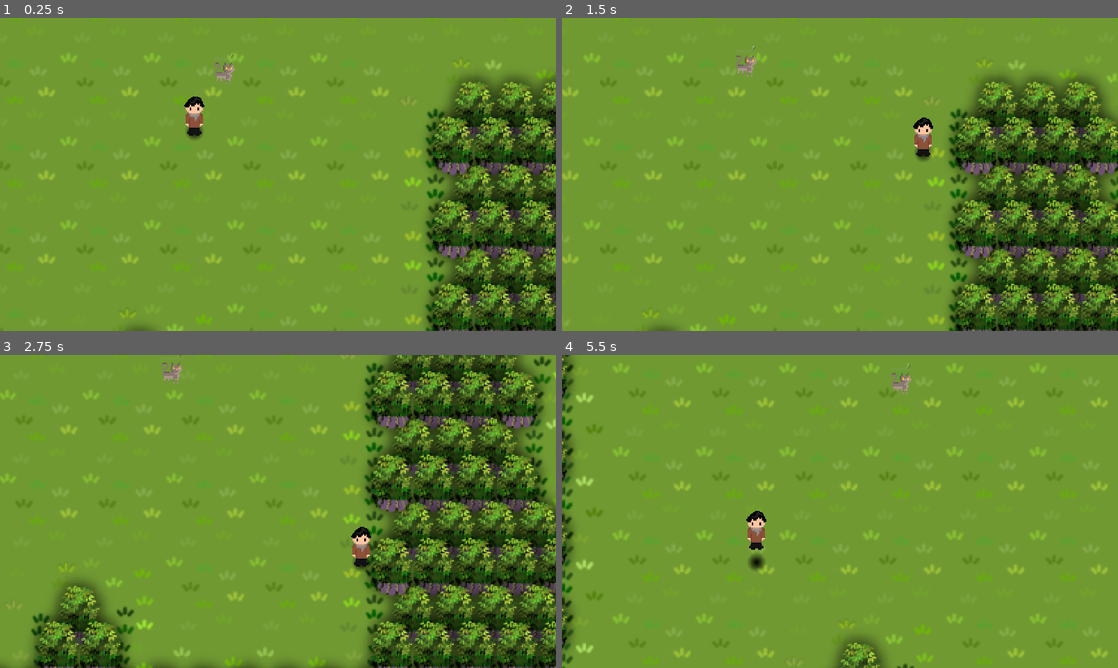
Above: before the commit, frames 1-4 (two rows, left to right).
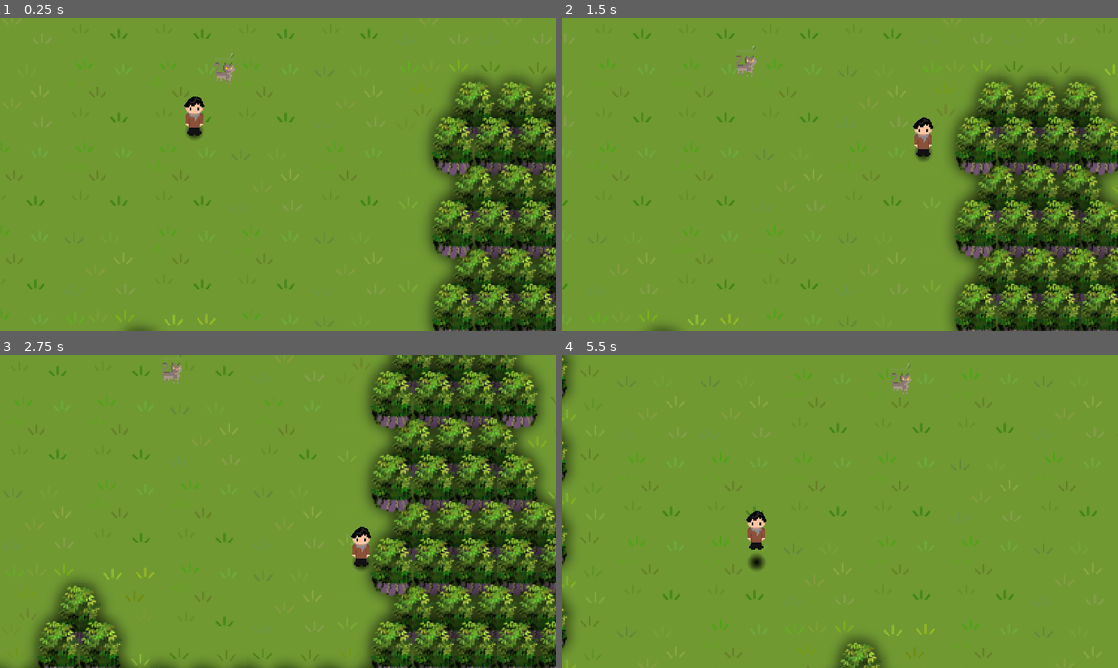
Above: after the commit, the same moments.

Repository: qfeys/ld56-tiny-creatures
Game: Godot game, scene res://main.tscn
The game is run twice, just before and just after one commit, with the same random seed, the same clock (stepped at 60 frames per second) and the same inputs.
Inputs:
- Up to frame 1 (0.25 s): no input
- Up to frame 2 (1.5 s): tap Enter at 0.5 s; hold D (action_right) 0.53-1.28 s; tap Space (action_jump) at 0.6, 0.77, 1.07 s; hold S (action_down) from 1.28 s (still down); tap Ctrl (action_crawl) at 1.35 s
- Up to frame 3 (2.75 s): tap Space (action_jump) at 1.52, 1.55, 1.82, 2.1 s; release S (action_down) at 2.03 s; hold D (action_right) from 2.03 s (still down)
- Up to frame 4 (5.5 s): release D (action_right) at 2.78 s; hold W (action_up) 2.78-3.53 s; tap Ctrl (action_crawl) at 2.85, 4.35 s; tap Space (action_jump) at 3.02, 3.05, 3.32, 3.6, 3.77, 4.07, 4.52, 4.55, 4.82, 5.1 s; hold A (action_left) 3.53-5.03 s; hold S (action_down) from 5.03 s (still down)

The runs differ from the first frame. In frame 1, 3.6% of the frame differs, in the area x 0-100%, y 0-100%; in frame 2, 3.5%; in frame 3, 4.0%; in frame 4, 4.6%, in the area x 0-99%, y 0-100%.

Commit message:
A bunch of shit

Diff:
--- /dev/null
+++ b/UI/button_style_box.tres
@@ -0,0 +1,16 @@
+[gd_resource type="StyleBoxFlat" format=3 uid="uid://6iiddklewuof"]
+
+[resource]
+bg_color = Color(0.31, 0.23188, 0.1798, 1)
+border_width_left = 5
+border_width_top = 5
+border_width_right = 5
+border_width_bottom = 5
+border_color = Color(0.43, 0.32164, 0.2494, 1)
+border_blend = true
+corner_radius_top_left = 5
+corner_radius_top_right = 5
+corner_radius_bottom_right = 5
+corner_radius_bottom_left = 5
+shadow_size = 2
+shadow_offset = Vector2(1, 1)
--- /dev/null
+++ b/UI/end_screen.gd
@@ -0,0 +1,15 @@
+extends Control
+
+@export var score_label: Label
+
+func set_score(score: int):
+    score_label.text = str(score) + " cats"
+
+func open_main_menu():
+    get_tree().change_scene_to_file("res://UI/main_menu.tscn")
+
+func restart():
+    get_tree().change_scene_to_file("res://main.tscn")
+
+func quit():
+    get_tree().quit()
--- /dev/null
+++ b/UI/end_screen.tscn
@@ -0,0 +1,107 @@
+[gd_scene load_steps=8 format=3 uid="uid://cw47pifv3hw5w"]
+
+[ext_resource type="Theme" uid="uid://bsupviace6ypy" path="res://UI/ui_theme.tres" id="1_vt47d"]
+[ext_resource type="FontFile" uid="uid://c83js3twejqpq" path="res://UI/GreatVibes-Regular.ttf" id="2_7pbp8"]
+[ext_resource type="Script" path="res://UI/end_screen.gd" id="2_m15c2"]
+[ext_resource type="LabelSettings" uid="uid://cgt270gfn05ur" path="res://UI/lable_settings.tres" id="2_xwnqy"]
+[ext_resource type="PackedScene" uid="uid://bdskqdoova2l7" path="res://world/world.tscn" id="5_62n7l"]
+
+[sub_resource type="LabelSettings" id="LabelSettings_aphf6"]
+font = ExtResource("2_7pbp8")
+font_size = 36
+font_color = Color(1, 0.966, 0.83, 1)
+shadow_color = Color(0, 0, 0, 0.623529)
+
+[sub_resource type="LabelSettings" id="LabelSettings_4s6ul"]
+font = ExtResource("2_7pbp8")
+font_size = 48
+font_color = Color(1, 0.966, 0.83, 1)
+shadow_color = Color(0, 0, 0, 0.623529)
+
+[node name="EndScreen" type="Control" node_paths=PackedStringArray("score_label")]
+layout_mode = 3
+anchors_preset = 15
+anchor_right = 1.0
+anchor_bottom = 1.0
+grow_horizontal = 2
+grow_vertical = 2
+theme = ExtResource("1_vt47d")
+script = ExtResource("2_m15c2")
+score_label = NodePath("CenterContainer/PanelContainer/VBoxContainer/Label3")
+
+[node name="CenterContainer" type="CenterContainer" parent="."]
+layout_mode = 1
+anchors_preset = 15
+anchor_right = 1.0
+anchor_bottom = 1.0
+grow_horizontal = 2
+grow_vertical = 2
+theme = ExtResource("1_vt47d")
+
+[node name="PanelContainer" type="PanelContainer" parent="CenterContainer"]
+custom_minimum_size = Vector2(600, 400)
+layout_mode = 2
+theme = ExtResource("1_vt47d")
+
+[node name="VBoxContainer" type="VBoxContainer" parent="CenterContainer/PanelContainer"]
+layout_mode = 2
+theme = ExtResource("1_vt47d")
+
+[node name="Label" type="Label" parent="CenterContainer/PanelContainer/VBoxContainer"]
+layout_mode = 2
+text = "Game over"
+label_settings = ExtResource("2_xwnqy")
+horizontal_alignment = 1
+
+[node name="HSeparator" type="HSeparator" parent="CenterContainer/PanelContainer/VBoxContainer"]
+layout_mode = 2
+theme = ExtResource("1_vt47d")
+
+[node name="Label2" type="Label" parent="CenterContainer/PanelContainer/VBoxContainer"]
+layout_mode = 2
+text = "You manage to find"
+label_settings = SubResource("LabelSettings_aphf6")
+horizontal_alignment = 1
+
+[node name="Label3" type="Label" parent="CenterContainer/PanelContainer/VBoxContainer"]
+layout_mode = 2
+text = "11 cats"
+label_settings = SubResource("LabelSettings_4s6ul")
+horizontal_alignment = 1
+
+[node name="Label4" type="Label" parent="CenterContainer/PanelContainer/VBoxContainer"]
+layout_mode = 2
+text = "and take them with you safely"
+label_settings = SubResource("LabelSettings_aphf6")
+horizontal_alignment = 1
+
+[node name="HBoxContainer" type="HBoxContainer" parent="CenterContainer/PanelContainer/VBoxContainer"]
+layout_mode = 2
+alignment = 1
+
+[node name="Button" type="Button" parent="CenterContainer/PanelContainer/VBoxContainer/HBoxContainer"]
+layout_mode = 2
+size_flags_horizontal = 2
+size_flags_vertical = 0
+focus_mode = 0
+theme = ExtResource("1_vt47d")
+text = "Main menu"
+
+[node name="Button2" type="Button" parent="CenterContainer/PanelContainer/VBoxContainer/HBoxContainer"]
+layout_mode = 2
+focus_mode = 0
+theme = ExtResource("1_vt47d")
+text = "Restart"
+
+[node name="Button3" type="Button" parent="CenterContainer/PanelContainer/VBoxContainer/HBoxContainer"]
+layout_mode = 2
+size_flags_horizontal = 10
+focus_mode = 0
+theme = ExtResource("1_vt47d")
+text = "Quit"
+
+[node name="world" parent="." instance=ExtResource("5_62n7l")]
+
+[connection signal="button_up" from="CenterContainer/PanelContainer/VBoxContainer/HBoxContainer/Button" to="." method="open_main_menu"]
+[connection signal="button_up" from="CenterContainer/PanelContainer/VBoxContainer/HBoxContainer/Button2" to="." method="restart"]
+[connection signal="button_up" from="CenterContainer/PanelContainer/VBoxContainer/HBoxContainer/Button3" to="." method="quit"]
--- /dev/null
+++ b/UI/lable_settings.tres
@@ -0,0 +1,9 @@
+[gd_resource type="LabelSettings" load_steps=2 format=3 uid="uid://cgt270gfn05ur"]
+
+[ext_resource type="FontFile" uid="uid://c83js3twejqpq" path="res://UI/GreatVibes-Regular.ttf" id="1_75bmw"]
+
+[resource]
+font = ExtResource("1_75bmw")
+font_size = 80
+font_color = Color(1, 0.966, 0.83, 1)
+shadow_color = Color(0, 0, 0, 0.623529)
--- /dev/null
+++ b/UI/main_menu.gd
@@ -0,0 +1,8 @@
+extends Control
+
+
+func start():
+    get_tree().change_scene_to_file("res://main.tscn")
+
+func quit():
+    get_tree().quit()
--- /dev/null
+++ b/UI/main_menu.tscn
@@ -0,0 +1,106 @@
+[gd_scene load_steps=8 format=3 uid="uid://bg1mwv1kyo2pg"]
+
+[ext_resource type="Theme" uid="uid://bsupviace6ypy" path="res://UI/ui_theme.tres" id="1_1uo5v"]
+[ext_resource type="Script" path="res://UI/main_menu.gd" id="2_o58l2"]
+[ext_resource type="LabelSettings" uid="uid://cgt270gfn05ur" path="res://UI/lable_settings.tres" id="3_84t37"]
+[ext_resource type="FontFile" uid="uid://c83js3twejqpq" path="res://UI/GreatVibes-Regular.ttf" id="4_affej"]
+[ext_resource type="PackedScene" uid="uid://bdskqdoova2l7" path="res://world/world.tscn" id="5_bnhlf"]
+
+[sub_resource type="LabelSettings" id="LabelSettings_aphf6"]
+font = ExtResource("4_affej")
+font_size = 36
+font_color = Color(1, 0.966, 0.83, 1)
+shadow_color = Color(0, 0, 0, 0.623529)
+
+[sub_resource type="LabelSettings" id="LabelSettings_4s6ul"]
+font = ExtResource("4_affej")
+font_size = 48
+font_color = Color(1, 0.966, 0.83, 1)
+shadow_color = Color(0, 0, 0, 0.623529)
+
+[node name="MainMenu" type="Control"]
+layout_mode = 3
+anchors_preset = 15
+anchor_right = 1.0
+anchor_bottom = 1.0
+grow_horizontal = 2
+grow_vertical = 2
+theme = ExtResource("1_1uo5v")
+script = ExtResource("2_o58l2")
+
+[node name="CenterContainer" type="CenterContainer" parent="."]
+layout_mode = 1
+anchors_preset = 15
+anchor_right = 1.0
+anchor_bottom = 1.0
+grow_horizontal = 2
+grow_vertical = 2
+theme = ExtResource("1_1uo5v")
+
+[node name="PanelContainer" type="PanelContainer" parent="CenterContainer"]
+custom_minimum_size = Vector2(600, 400)
+layout_mode = 2
+theme = ExtResource("1_1uo5v")
+
+[node name="VBoxContainer" type="VBoxContainer" parent="CenterContainer/PanelContainer"]
+layout_mode = 2
+theme = ExtResource("1_1uo5v")
+
+[node name="Label" type="Label" parent="CenterContainer/PanelContainer/VBoxContainer"]
+layout_mode = 2
+text = "Herding these things"
+label_settings = ExtResource("3_84t37")
+horizontal_alignment = 1
+
+[node name="HSeparator" type="HSeparator" parent="CenterContainer/PanelContainer/VBoxContainer"]
+layout_mode = 2
+theme = ExtResource("1_1uo5v")
+
+[node name="Label2" type="Label" parent="CenterContainer/PanelContainer/VBoxContainer"]
+layout_mode = 2
+text = "Ludum dare 56: Tiny creatures"
+label_settings = SubResource("LabelSettings_aphf6")
+horizontal_alignment = 1
+
+[node name="Label3" type="Label" parent="CenterContainer/PanelContainer/VBoxContainer"]
+layout_mode = 2
+text = "Welcome to this small advneture"
+label_settings = SubResource("LabelSettings_4s6ul")
+horizontal_alignment = 1
+
+[node name="Label4" type="Label" parent="CenterContainer/PanelContainer/VBoxContainer"]
+layout_mode = 2
+text = "Credits: Controls: wsad + ctrl + space"
+label_settings = SubResource("LabelSettings_aphf6")
+horizontal_alignment = 1
+
+[node name="HBoxContainer" type="HBoxContainer" parent="CenterContainer/PanelContainer/VBoxContainer"]
+layout_mode = 2
+alignment = 1
+
+[node name="Button" type="Button" parent="CenterContainer/PanelContainer/VBoxContainer/HBoxContainer"]
+layout_mode = 2
+size_flags_horizontal = 2
+size_flags_vertical = 0
+focus_mode = 0
+theme = ExtResource("1_1uo5v")
+text = "Controls"
+
+[node name="Button2" type="Button" parent="CenterContainer/PanelContainer/VBoxContainer/HBoxContainer"]
+layout_mode = 2
+focus_mode = 0
+theme = ExtResource("1_1uo5v")
+text = "Start"
+
+[node name="Button3" type="Button" parent="CenterContainer/PanelContainer/VBoxContainer/HBoxContainer"]
+layout_mode = 2
+size_flags_horizontal = 10
+focus_mode = 0
+theme = ExtResource("1_1uo5v")
+text = "Quit"
+
+[node name="world" parent="." instance=ExtResource("5_bnhlf")]
+position = Vector2(-1200, -300)
+
+[connection signal="button_up" from="CenterContainer/PanelContainer/VBoxContainer/HBoxContainer/Button2" to="." method="start"]
+[connection signal="button_up" from="CenterContainer/PanelContainer/VBoxContainer/HBoxContainer/Button3" to="." method="quit"]
--- /dev/null
+++ b/UI/panel_style_box.tres
@@ -0,0 +1,18 @@
+[gd_resource type="StyleBoxFlat" format=3 uid="uid://dn7w5nlu68ele"]
+
+[resource]
+content_margin_left = 20.0
+content_margin_top = 30.0
+content_margin_right = 20.0
+content_margin_bottom = 10.0
+bg_color = Color(0.49, 0.41356, 0.3626, 1)
+border_width_left = 10
+border_width_top = 10
+border_width_right = 10
+border_width_bottom = 10
+border_color = Color(0.2, 0.1868, 0.178, 1)
+border_blend = true
+corner_radius_top_left = 20
+corner_radius_top_right = 20
+corner_radius_bottom_right = 20
+corner_radius_bottom_left = 20
--- /dev/null
+++ b/UI/ui_theme.tres
@@ -0,0 +1,123 @@
+[gd_resource type="Theme" load_steps=11 format=3 uid="uid://bsupviace6ypy"]
+
+[ext_resource type="StyleBox" uid="uid://6iiddklewuof" path="res://UI/button_style_box.tres" id="1_7w5wl"]
+[ext_resource type="StyleBox" uid="uid://dn7w5nlu68ele" path="res://UI/panel_style_box.tres" id="1_ayhsp"]
+[ext_resource type="FontFile" uid="uid://c83js3twejqpq" path="res://UI/GreatVibes-Regular.ttf" id="1_jyktm"]
+
+[sub_resource type="StyleBoxFlat" id="StyleBoxFlat_e4hoa"]
+content_margin_left = 4.0
+content_margin_top = 4.0
+content_margin_right = 4.0
+content_margin_bottom = 4.0
+bg_color = Color(0.1, 0.1, 0.1, 0.3)
+corner_radius_top_left = 3
+corner_radius_top_right = 3
+corner_radius_bottom_right = 3
+corner_radius_bottom_left = 3
+corner_detail = 5
+shadow_size = 2
+
+[sub_resource type="StyleBoxFlat" id="StyleBoxFlat_16jsp"]
+content_margin_left = 4.0
+content_margin_top = 4.0
+content_margin_right = 4.0
+content_margin_bottom = 4.0
+bg_color = Color(1, 1, 1, 0.75)
+draw_center = false
+border_width_left = 2
+border_width_top = 2
+border_width_right = 2
+border_width_bottom = 2
+corner_radius_top_left = 3
+corner_radius_top_right = 3
+corner_radius_bottom_right = 3
+corner_radius_bottom_left = 3
+corner_detail = 5
+expand_margin_left = 2.0
+expand_margin_top = 2.0
+expand_margin_right = 2.0
+expand_margin_bottom = 2.0
+shadow_size = 2
+
+[sub_resource type="StyleBoxFlat" id="StyleBoxFlat_mfbaa"]
+bg_color = Color(0.31, 0.23188, 0.1798, 1)
+border_width_left = 5
+border_width_top = 5
+border_width_right = 5
+border_width_bottom = 5
+border_color = Color(0.43, 0.32164, 0.2494, 1)
+border_blend = true
+corner_radius_top_left = 5
+corner_radius_top_right = 5
+corner_radius_bottom_right = 5
+corner_radius_bottom_left = 5
+shadow_size = 2
+shadow_offset = Vector2(1, 1)
+
+[sub_resource type="StyleBoxFlat" id="StyleBoxFlat_kmqvd"]
+bg_color = Color(0.31, 0.23188, 0.1798, 1)
+border_width_left = 5
+border_width_top = 5
+border_width_right = 5
+border_width_bottom = 5
+border_color = Color(0.26, 0.19448, 0.1508, 1)
+border_blend = true
+corner_radius_top_left = 5
+corner_radius_top_right = 5
+corner_radius_bottom_right = 5
+corner_radius_bottom_left = 5
+shadow_size = 2
+shadow_offset = Vector2(-1, -1)
+
+[sub_resource type="StyleBoxLine" id="StyleBoxLine_u61n1"]
+color = Color(1, 0.966, 0.83, 1)
+thickness = 2
+
+[sub_resource type="StyleBoxFlat" id="StyleBoxFlat_nvc4g"]
+bg_color = Color(0.6, 0.6, 0.6, 0.156863)
+corner_radius_top_left = 1
+corner_radius_top_right = 1
+corner_radius_bottom_right = 1
+corner_radius_bottom_left = 1
+anti_aliasing = false
+
+[sub_resource type="StyleBoxFlat" id="StyleBoxFlat_kghuq"]
+bg_color = Color(0.6, 0.246, 0.246, 1)
+corner_radius_top_left = 1
+corner_radius_top_right = 1
+corner_radius_bottom_right = 1
+corner_radius_bottom_left = 1
+anti_aliasing = false
+
+[resource]
+default_font = ExtResource("1_jyktm")
+default_font_size = 24
+Button/colors/font_color = Color(0.875, 0.875, 0.875, 1)
+Button/colors/font_disabled_color = Color(0.875, 0.875, 0.875, 0.5)
+Button/colors/font_focus_color = Color(0.95, 0.95, 0.95, 1)
+Button/colors/font_hover_color = Color(0.95, 0.95, 0.95, 1)
+Button/colors/font_hover_pressed_color = Color(1, 1, 1, 1)
+Button/colors/font_outline_color = Color(1, 1, 1, 1)
+Button/colors/font_pressed_color = Color(1, 1, 1, 1)
+Button/colors/icon_disabled_color = Color(1, 1, 1, 0.4)
+Button/colors/icon_focus_color = Color(1, 1, 1, 1)
+Button/colors/icon_hover_color = Color(1, 1, 1, 1)
+Button/colors/icon_hover_pressed_color = Color(1, 1, 1, 1)
+Button/colors/icon_normal_color = Color(1, 1, 1, 1)
+Button/colors/icon_pressed_color = Color(1, 1, 1, 1)
+Button/constants/align_to_largest_stylebox = 0
+Button/constants/h_separation = 4
+Button/constants/icon_max_width = 0
+Button/constants/outline_size = 0
+Button/font_sizes/font_size = 24
+Button/styles/disabled = SubResource("StyleBoxFlat_e4hoa")
+Button/styles/focus = SubResource("StyleBoxFlat_16jsp")
+Button/styles/hover = SubResource("StyleBoxFlat_mfbaa")
+Button/styles/normal = ExtResource("1_7w5wl")
+Button/styles/pressed = SubResource("StyleBoxFlat_kmqvd")
+HSeparator/styles/separator = SubResource("StyleBoxLine_u61n1")
+Panel/styles/panel = ExtResource("1_ayhsp")
+PanelContainer/styles/panel = ExtResource("1_ayhsp")
+ProgressBar/styles/background = SubResource("StyleBoxFlat_nvc4g")
+ProgressBar/styles/fill = SubResource("StyleBoxFlat_kghuq")
+VBoxContainer/constants/separation = 5
--- a/cat/cat.tscn
+++ b/cat/cat.tscn
@@ -4,7 +4,7 @@
 [ext_resource type="Texture2D" uid="uid://c150rtt5rvgbs" path="res://cat/cat_spritesheet_base.png" id="2_qby6i"]
 [ext_resource type="Texture2D" uid="uid://dw1t0eing8oc" path="res://cat/cat_spritesheet_highlights.png" id="3_n6smy"]
 [ext_resource type="Script" path="res://cat/recolor.gd" id="3_s37f2"]
-[ext_resource type="Theme" uid="uid://bsupviace6ypy" path="res://ui_theme.tres" id="5_n73wd"]
+[ext_resource type="Theme" uid="uid://bsupviace6ypy" path="res://UI/ui_theme.tres" id="5_n73wd"]
 [ext_resource type="FontFile" uid="uid://c83js3twejqpq" path="res://UI/GreatVibes-Regular.ttf" id="6_17qga"]
 
 [sub_resource type="CircleShape2D" id="CircleShape2D_u3y08"]
@@ -16,7 +16,7 @@
 font_size = 10
 shadow_color = Color(0, 0, 0, 0.282353)
 
-[node name="cat" type="CharacterBody2D" node_paths=PackedStringArray("agitation_bar", "warning_lable")]
+[node name="cat" type="CharacterBody2D" node_paths=PackedStringArray("agitation_bar", "warning_lable") groups=["cat"]]
 motion_mode = 1
 script = ExtResource("1_y7ae7")
 agitation_bar = NodePath("Control/ProgressBar")
--- a/gate/gate.gd
+++ b/gate/gate.gd
@@ -1,15 +1,29 @@
 extends Area2D
 
-
-# Called when the node enters the scene tree for the first time.
-func _ready():
-    pass # Replace with function body.
-
-
-# Called every frame. 'delta' is the elapsed time since the previous frame.
-func _process(delta):
-    pass
-
+# When the player enteres the gate, the game is over.
+# All the cats in the tree who have the player attached should be counted, and the end screen should be shown.
+var end_screen = preload("res://UI/end_screen.tscn").instantiate()
 
 func _on_body_entered(body):
-    pass # Replace with function body.
+    print("body entered")
+    if body.name == "player":
+        call_deferred("scene_swap")
+
+func scene_swap():
+    var cats = get_tree().get_nodes_in_group("cat")
+    var cats_in_tree = 0
+    for cat in cats:
+        if cat.player:
+            cats_in_tree += 1
+    var tree = get_tree()
+    print("step 1")
+    if not end_screen:
+        printerr("End screen not available")
+        return
+    print("step 2")
+    tree.root.add_child(end_screen)
+    print("step 3")
+    end_screen.set_score(cats_in_tree)
+    print("step 4")
+    get_node("/root/Main").free()
+    print("step 5")
--- a/gate/gate.tscn
+++ b/gate/gate.tscn
@@ -1,3 +1,21 @@
-[gd_scene format=3 uid="uid://b2y3c32ga11et"]
+[gd_scene load_steps=4 format=3 uid="uid://b2y3c32ga11et"]
 
-[node name="gate" type="Node2D"]
+[ext_resource type="Script" path="res://gate/gate.gd" id="1_dqas7"]
+[ext_resource type="Texture2D" uid="uid://bucug8n4psb6d" path="res://gate/gate.png" id="2_nk7f5"]
+
+[sub_resource type="RectangleShape2D" id="RectangleShape2D_wrk63"]
+size = Vector2(74, 95)
+
+[node name="gate" type="Area2D"]
+collision_layer = 4
+collision_mask = 4
+script = ExtResource("1_dqas7")
+
+[node name="CollisionShape2D" type="CollisionShape2D" parent="."]
+position = Vector2(2, 1.5)
+shape = SubResource("RectangleShape2D_wrk63")
+
+[node name="Sprite2D" type="Sprite2D" parent="."]
+texture = ExtResource("2_nk7f5")
+
+[connection signal="body_entered" from="." to="." method="_on_body_entered"]
--- a/main.tscn
+++ b/main.tscn
@@ -1,9 +1,10 @@
-[gd_scene load_steps=5 format=3 uid="uid://bqsss0cijxkbr"]
+[gd_scene load_steps=6 format=3 uid="uid://bqsss0cijxkbr"]
 
 [ext_resource type="PackedScene" uid="uid://bdskqdoova2l7" path="res://world/world.tscn" id="1_s3kog"]
 [ext_resource type="Script" path="res://camera.gd" id="2_7f3v2"]
 [ext_resource type="PackedScene" uid="uid://c80kevs187m6c" path="res://player/player.tscn" id="2_j8he0"]
 [ext_resource type="PackedScene" uid="uid://dh60fono75mm8" path="res://cat/cat.tscn" id="4_or6my"]
+[ext_resource type="PackedScene" uid="uid://b2y3c32ga11et" path="res://gate/gate.tscn" id="5_v03ap"]
 
 [node name="Main" type="Node2D"]
 y_sort_enabled = true
@@ -21,9 +22,9 @@
 drag_bottom_margin = 0.3
 editor_draw_drag_margin = true
 script = ExtResource("2_7f3v2")
-player = NodePath("../Player")
+player = NodePath("../player")
 
-[node name="Player" parent="." instance=ExtResource("2_j8he0")]
+[node name="player" parent="." instance=ExtResource("2_j8he0")]
 position = Vector2(9, 27)
 scale = Vector2(0.5, 0.5)
 
@@ -46,3 +47,6 @@
 
 [node name="cat7" parent="." instance=ExtResource("4_or6my")]
 position = Vector2(611, 553)
+
+[node name="gate" parent="." instance=ExtResource("5_v03ap")]
+position = Vector2(217, -196)
--- a/player/player.gd
+++ b/player/player.gd
@@ -57,7 +57,7 @@
 func start_jump() -> void:
     is_jumping = true
     jump_direction = Vector2( Input.get_axis("action_left", "action_right"), Input.get_axis("action_up", "action_down")).normalized()
-    collision_mask = 2
+    collision_mask = 6
     jump_timer = 0.0
 
 
@@ -72,6 +72,6 @@
     jump_timer += delta
     if jump_timer > JUMP_TIME:
         is_jumping = false
-        collision_mask = 1
+        collision_mask = 5
         main_sprite.position = Vector2.ZERO
         return
--- a/player/player.tscn
+++ b/player/player.tscn
@@ -19,6 +19,8 @@
 
 [node name="Player" type="CharacterBody2D" node_paths=PackedStringArray("main_sprite", "ground_shadow")]
 position = Vector2(100, 100)
+collision_layer = 5
+collision_mask = 5
 motion_mode = 1
 script = ExtResource("1_1p7t5")
 main_sprite = NodePath("Sprite2D")
--- a/project.godot
+++ b/project.godot
@@ -20,6 +20,10 @@
 window/size/viewport_width=1280
 window/size/viewport_height=720
 window/stretch/mode="canvas_items"
+
+[global_group]
+
+cat=""
 
 [input]
 
--- a/ui_theme.tres
+++ /dev/null
@@ -1,21 +0,0 @@
-[gd_resource type="Theme" load_steps=3 format=3 uid="uid://bsupviace6ypy"]
-
-[sub_resource type="StyleBoxFlat" id="StyleBoxFlat_nvc4g"]
-bg_color = Color(0.6, 0.6, 0.6, 0.156863)
-corner_radius_top_left = 1
-corner_radius_top_right = 1
-corner_radius_bottom_right = 1
-corner_radius_bottom_left = 1
-anti_aliasing = false
-
-[sub_resource type="StyleBoxFlat" id="StyleBoxFlat_kghuq"]
-bg_color = Color(0.6, 0.246, 0.246, 1)
-corner_radius_top_left = 1
-corner_radius_top_right = 1
-corner_radius_bottom_right = 1
-corner_radius_bottom_left = 1
-anti_aliasing = false
-
-[resource]
-ProgressBar/styles/background = SubResource("StyleBoxFlat_nvc4g")
-ProgressBar/styles/fill = SubResource("StyleBoxFlat_kghuq")
--- a/world/DualGridTilemap.gd
+++ b/world/DualGridTilemap.gd
@@ -85,11 +85,20 @@
         1:
             match type_1:
                 TileType.GRASS:
-                    return neighbours_to_atlas_coord[[true, true, true, true]] + dual_map_grass_forrest_atlas_start
+                    if randf() > 0.5:
+                        return neighbours_to_atlas_coord[[true, true, true, true]] + dual_map_grass_forrest_atlas_start
+                    else:
+                        return neighbours_to_atlas_coord[[false, false, false, false]] + dual_map_grass_water_atlas_start
                 TileType.FORREST:
-                    return neighbours_to_atlas_coord[[false, false, false, false]] + dual_map_grass_forrest_atlas_start
+                    if randf() > 0.5:
+                        return neighbours_to_atlas_coord[[false, false, false, false]] + dual_map_grass_forrest_atlas_start
+                    else:
+                        return neighbours_to_atlas_coord[[false, false, false, false]] + dual_map_forrest_water_atlas_start
                 TileType.WATER:
-                    return neighbours_to_atlas_coord[[true, true, true, true]] + dual_map_grass_water_atlas_start
+                    if randf() > 0.5:
+                        return neighbours_to_atlas_coord[[true, true, true, true]] + dual_map_grass_water_atlas_start
+                    else:
+                        return neighbours_to_atlas_coord[[true, true, true, true]] + dual_map_forrest_water_atlas_start
         2:
             var tileset_offset: Vector2i
             if (type_1 == TileType.GRASS and type_2 == TileType.FORREST) or (type_2 == TileType.GRASS and type_1 == TileType.FORREST):
Not shown, added: sound/footstep.wav.import
Binary file changed: world/TileSet_large.png
Not shown, added: sound/footstep.wav
Not shown, changed: world/TileSet_large.psd
